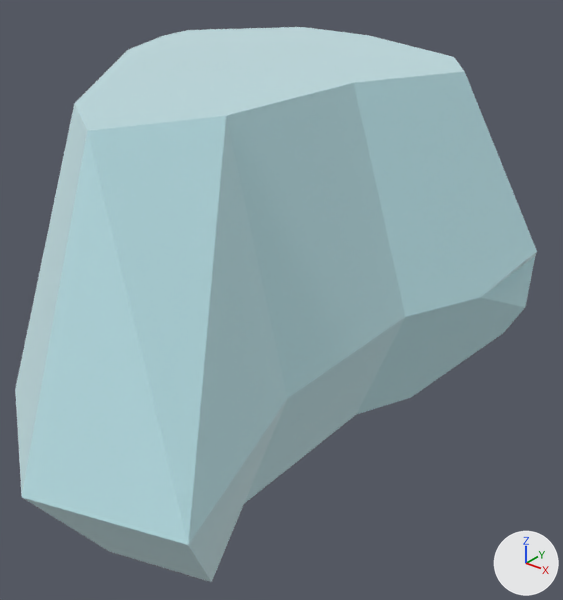
Before and after pictures for a commit that changed the glTF model public/models/nf2/nature/stone_largeB.glb.
Rendered twice from a 50 mm camera at (0.711, -0.768, 0.542) aimed at (0.09, 0.008, 0.061). Arrows for +X, +Y and +Z are at lower right; the lights stay in place. The older version comes first. Where no turn or scale is listed for an object, it has been applied to the vertices.

Objects in the first picture: 'stone_largeB'.
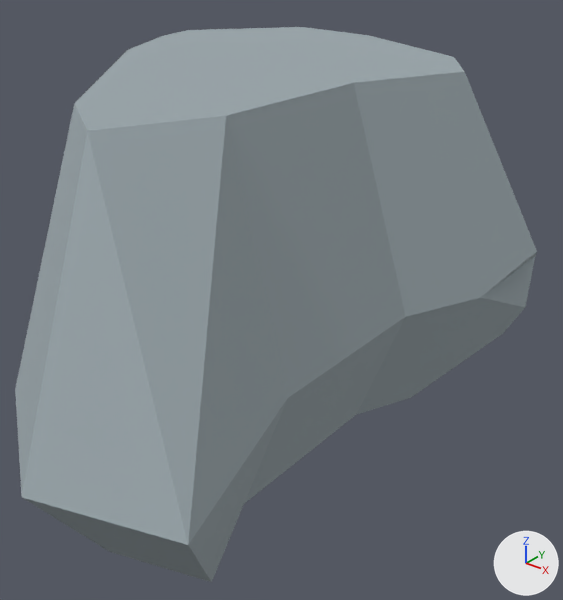
What differs and where, as boxes (x1, y1, x2, y2) in the pictures (563 x 600 px):
```json
{"object": "stone_largeB", "change": "recoloured, surface changed", "before": [15, 27, 537, 582], "after": [15, 27, 537, 582], "on screen": "pale blue to grey"}
```

Edits to the scene script, one JSON object a line:
```json
{"op": "set", "path": "mat_stone.metallic", "old": "1.0", "new": "0.0"}
{"op": "set", "path": "mat_stone.base_color", "old": "(0.722, 0.886, 0.91)", "new": "(0.323, 0.381, 0.407)", "note": "pale blue #ddf2f5 -> grey #9aa6ab"}
{"op": "remove", "block": "ob_tmpparent", "code": ["ob_tmpparent = bpy.data.objects.new('tmpParent', None)", "ob_tmpparent.location = (0.0, 0.0, 0.0)"]}
```
